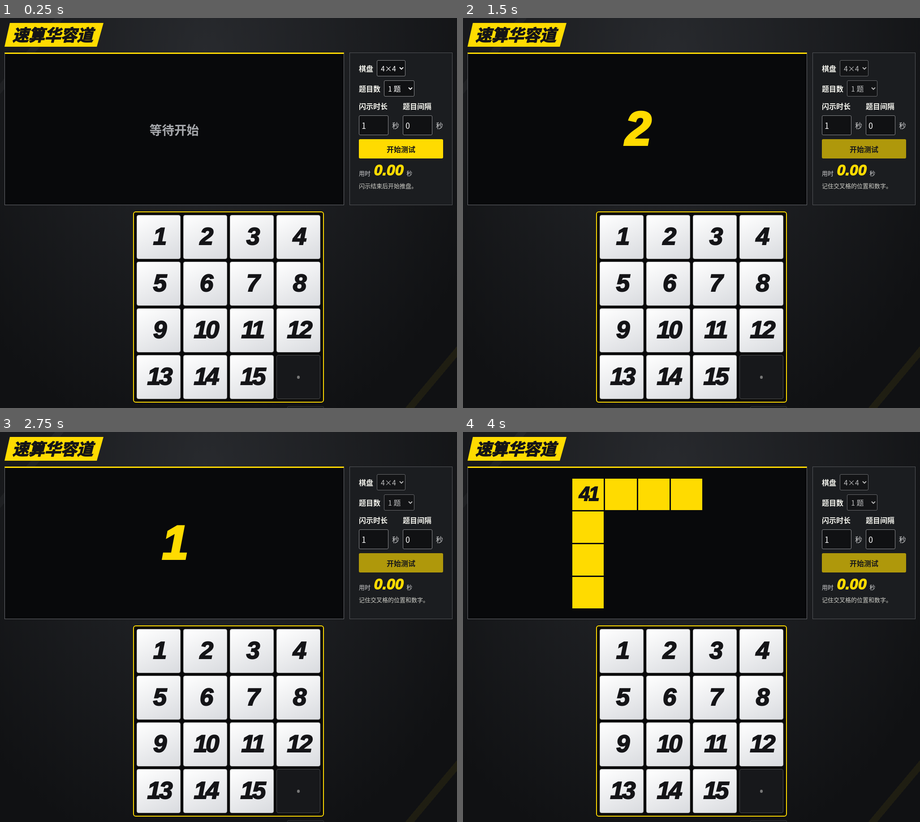
Above: before the commit, frames 1-4 (two rows, left to right).
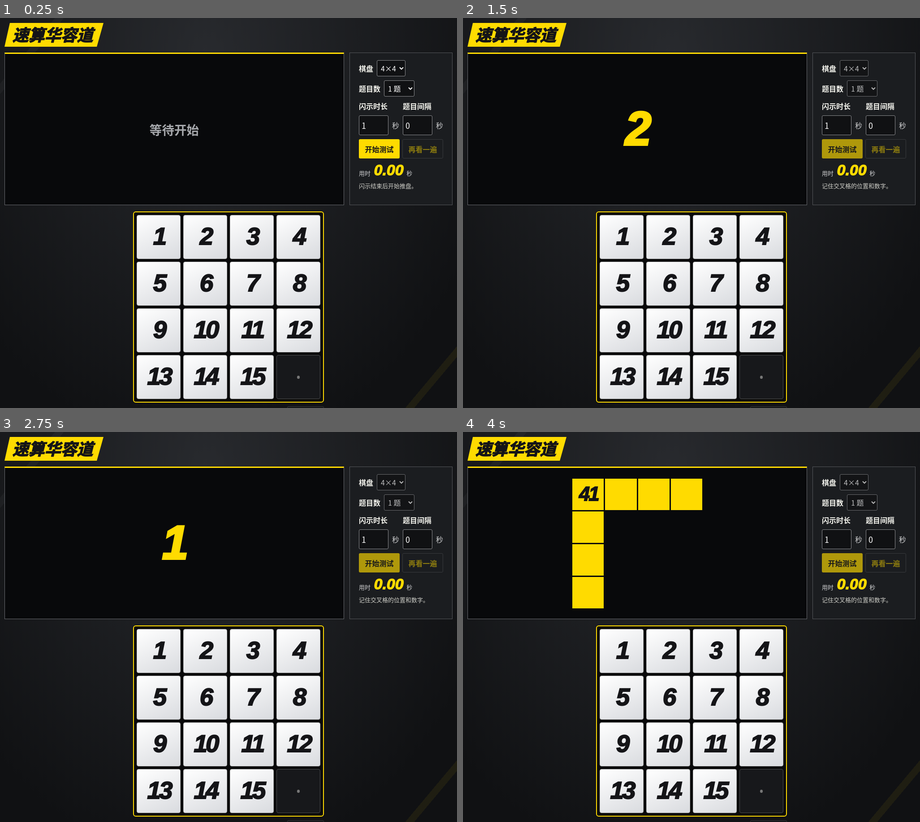
Above: after the commit, the same moments.

Repository: gaojiangjun0805-a11y/block-sum-puzzle
Game: browser game, page index.html
Two runs of this game, one before a commit and one after it. Both use one fixed random seed, a clock stepped at 60 frames per second and the inputs below.
Inputs:
- Up to frame 1 (0.25 s): no input
- Up to frame 2 (1.5 s): click "开始测试" at 0.27 s; hold Right from 1.03 s (still down); tap Space at 1.1 s
- Up to frame 3 (2.75 s): release Right at 1.53 s; hold Down 1.58-1.85 s; tap Space at 1.6, 2.1, 2.6 s; hold Left 1.9-2.47 s; hold Up from 2.52 s (still down)
- Up to frame 4 (4 s): release Up at 2.82 s; hold Right 2.87-3.53 s; tap Space at 3.1, 3.6 s; hold Up 3.58-3.82 s; hold Left from 3.87 s (still down)

The runs differ from the first frame. In frame 1, 0.5% of the frame differs, in the area x 79-97%, y 31-37%; in frame 2, 0.5%; in frame 3, 0.5%; in frame 4, 0.5%.

Commit message:
Replay the current flash round separately from starting new questions

Diff:
--- a/arena.css
+++ b/arena.css
@@ -92,6 +92,8 @@
 }
 .start { min-height: 43px; padding: 5px 8px; border: 0; border-radius: 3px; background: var(--yellow); color: var(--ink); font-weight: 900; cursor: pointer; }
 .start:disabled { opacity: .65; cursor: default; }
+.test-buttons { display: grid; grid-template-columns: repeat(2, minmax(0, 1fr)); gap: 6px; }
+.test-buttons button { padding-inline: 3px; white-space: nowrap; }
 .time-readout { display: flex; align-items: baseline; flex-wrap: wrap; gap: 4px 7px; color: #d0d1d2; font-size: 13px; }
 .time-readout time { color: var(--yellow); font: italic 950 clamp(18px, 3vw, 34px)/1 var(--digits); font-variant-numeric: tabular-nums; }
 .status { min-height: 2.7em; color: #d1d1ca; font-size: 13px; line-height: 1.45; }
@@ -172,6 +174,7 @@
   .board-settings select { padding-inline: 2px; font-size: 12px; }
   .duration { gap: 4px; }
   .timing-fields { grid-template-columns: minmax(0, 1fr); }
+  .test-buttons { grid-template-columns: minmax(0, 1fr); }
   .timing-field { gap: 6px; }
   .duration input { width: 67px; font-size: 15px; }
   .time-readout { font-size: 11px; gap: 4px; }
--- a/game.js
+++ b/game.js
@@ -20,6 +20,7 @@
 const questionNames = ['一', '二', '三', '四', '五', '六', '七', '八', '九', '十'].map(number => `题目${number}`);
 const countdownLength = 3000;
 const start = document.querySelector('#start');
+const replay = document.querySelector('#replay');
 const screenLabel = document.querySelector('#screen-label');
 const screenCross = document.querySelector('#screen-cross');
 const elapsed = document.querySelector('#elapsed');
@@ -31,6 +32,7 @@
 let phase = 'ready';
 let canReview = false;
 let reviewing = false;
+let hasShownQuestions = false;
 let playStartedAt;
 let timerFrame = null;
 let tiles;
@@ -130,6 +132,7 @@
     return { board, center, goal };
   });
   activeIndex = 0;
+  hasShownQuestions = false;
   canReview = false;
   reviewing = false;
   paintReview();
@@ -159,6 +162,7 @@
   verify.hidden = questions.length === 1;
   verify.disabled = !canAnswer;
   review.disabled = !canReview || (phase !== 'playing' && phase !== 'finished');
+  replay.disabled = !hasShownQuestions || (phase !== 'playing' && phase !== 'finished');
 }
 
 function paintReview() {
@@ -260,24 +264,37 @@
   screenCross.hidden = false;
 }
 
-function beginAnswering() {
+function beginAnswering(resumePhase = 'playing', elapsedBeforeReplay = 0) {
   targetValue.textContent = '';
-  phase = 'playing';
-  playStartedAt = performance.now();
-  timerFrame = requestAnimationFrame(updateTimer);
+  phase = resumePhase;
+  hasShownQuestions = true;
+  if (phase === 'playing') {
+    playStartedAt = performance.now() - elapsedBeforeReplay;
+    timerFrame = requestAnimationFrame(updateTimer);
+  }
   duration.disabled = false;
   questionGap.disabled = false;
   boardSize.disabled = false;
   questionCount.disabled = false;
   start.disabled = false;
-  start.textContent = questions.length === 1 ? '下一题' : '下一组';
-  status.textContent = '开始推盘';
+  start.textContent = '开始测试';
+  status.textContent = phase === 'finished' ? (questions.length === 1 ? '答对了' : '全部答对了') : '开始推盘';
+  screenLabel.textContent = status.textContent;
+  screenLabel.hidden = phase !== 'finished';
   syncAnswerControls();
   paintBoard();
 }
 
 form.addEventListener('submit', event => {
   event.preventDefault();
+  flashQuestions();
+});
+
+replay.addEventListener('click', () => {
+  if (hasShownQuestions && (phase === 'playing' || phase === 'finished')) flashQuestions(true);
+});
+
+function flashQuestions(isReplay = false) {
   if (phase === 'preview') return;
   const milliseconds = puzzle.flashMilliseconds(duration.valueAsNumber);
   if (milliseconds === null) {
@@ -289,12 +306,19 @@
     status.textContent = '题目间隔请输入 0 秒以上，最多两位小数。';
     return;
   }
-  const restart = phase !== 'ready';
+  const resumePhase = isReplay ? phase : 'playing';
+  const elapsedBeforeReplay = isReplay && phase === 'playing' ? performance.now() - playStartedAt : 0;
+  const restart = !isReplay && phase !== 'ready';
   phase = 'preview';
   if (restart) newQuestions();
-  else syncAnswerControls();
+  else {
+    reviewing = false;
+    paintReview();
+    syncAnswerControls();
+  }
   stopTimer();
-  showElapsed(0);
+  if (!isReplay) showElapsed(0);
+  else if (resumePhase === 'playing') showElapsed(elapsedBeforeReplay);
   duration.disabled = true;
   questionGap.disabled = true;
   boardSize.disabled = true;
@@ -322,7 +346,7 @@
       if (index === questions.length) {
         screenCross.hidden = true;
         flashOrder.hidden = true;
-        beginAnswering();
+        beginAnswering(resumePhase, elapsedBeforeReplay);
         return;
       }
       if (flashGap === 0) {
@@ -339,7 +363,7 @@
     requestAnimationFrame(paint);
   }
   requestAnimationFrame(paint);
-});
+}
 
 const directions = { ArrowLeft: [0, 1], ArrowRight: [0, -1], ArrowUp: [1, 0], ArrowDown: [-1, 0] };
 document.addEventListener('keydown', event => {
--- a/index.html
+++ b/index.html
@@ -57,7 +57,10 @@
           </div>
         </div>
       </div>
-      <button class="start" id="start" type="submit">开始测试</button>
+      <div class="test-buttons">
+        <button class="start" id="start" type="submit" title="生成新一轮题目并开始测试">开始测试</button>
+        <button class="secondary" id="replay" type="button" disabled>再看一遍</button>
+      </div>
       <div class="time-readout">
         <span>用时</span>
         <time id="elapsed" datetime="PT0S">0.00</time>
